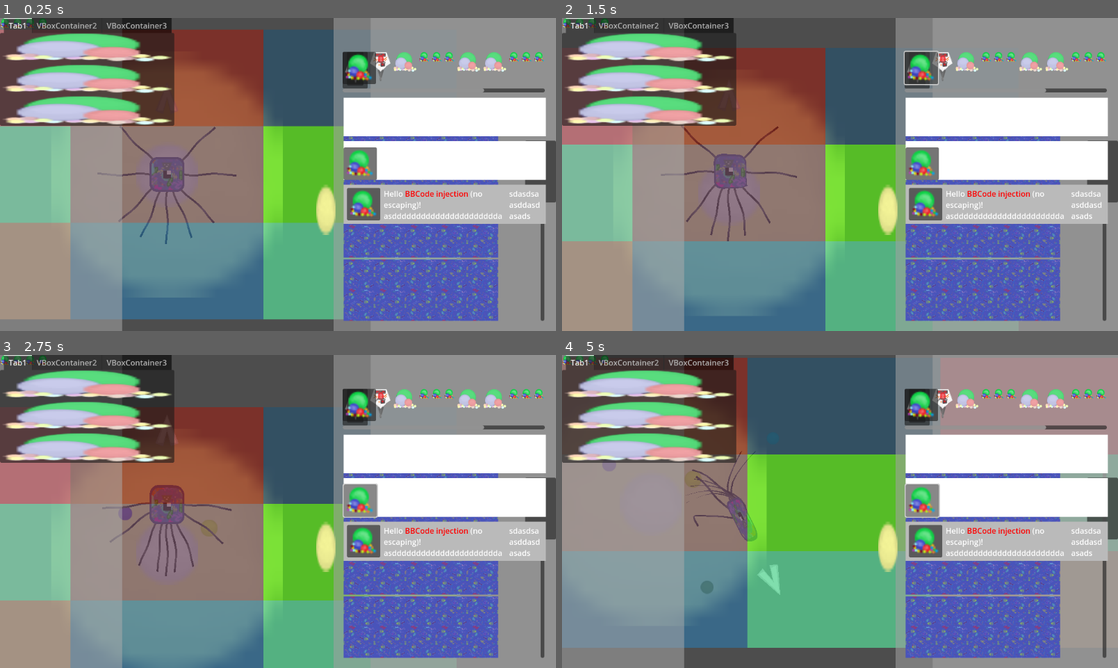
Above: before the commit, frames 1-4 (two rows, left to right).
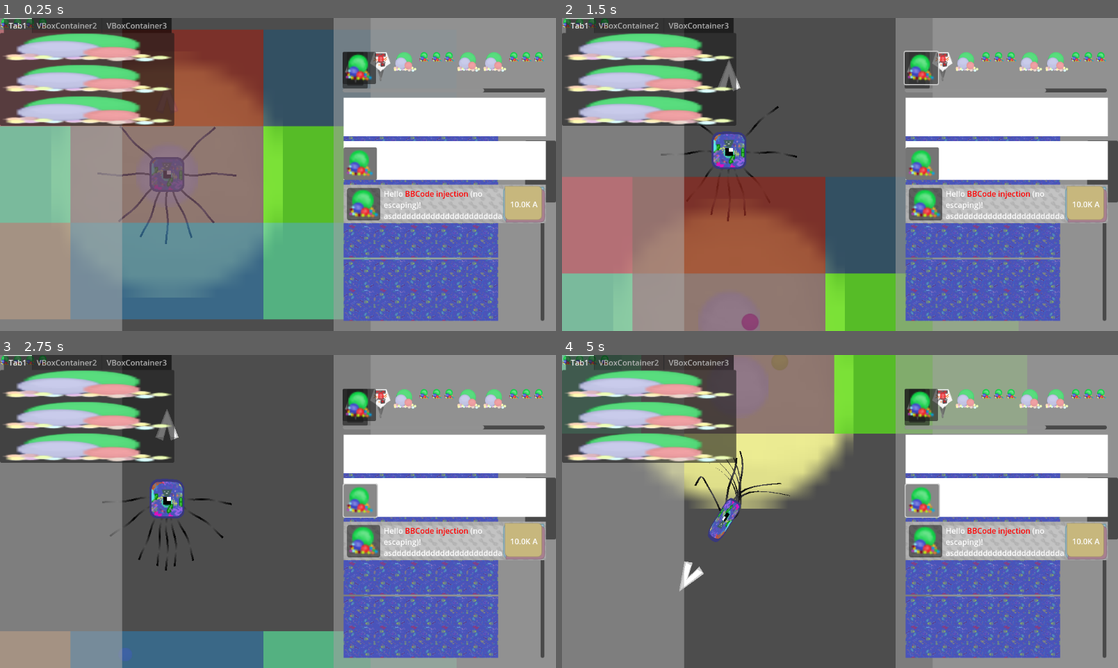
Above: after the commit, the same moments.

Repository: LiamFricker/blob-project
Game: Godot game, scene res://Stages/cell.tscn
Same seed, same stepped clock (60 frames per second), same inputs: the game is played once before the commit and once after it.
Inputs (mouse positions are in pixels of both pictures, inside the frame that each line leads up to):
- Up to frame 1 (0.25 s): no input
- Up to frame 2 (1.5 s): click (567, 24) at 0.52 s; click (917, 71) at 1.27 s
- Up to frame 3 (2.75 s): click (361, 502) at 2 s
- Up to frame 4 (5 s): tap Enter (ui_accept) at 2.75, 3.02, 3.77 s; hold D (Right) 2.78-3.53 s; hold Z (Charge) 2.78-3.53 s; hold Down (Down) 3.53-4.28 s; tap Z (Charge) at 3.6, 4.55 s; hold D (Right) from 4.28 s (still down); hold C (Special) from 4.28 s (still down)

The runs differ from the first frame. In frame 1, 1.6% of the frame differs, in the area x 56-99%, y 53-70%; in frame 2, 49%; in frame 3, 41%; in frame 4, 54%, in the area x 0-99%, y 0-94%.

Commit message:
Upgrades are mostly done ~~~

Diff:
--- a/Blob/blob_swim.gd
+++ b/Blob/blob_swim.gd
@@ -55,6 +55,10 @@
 
 var charge_angle: float = 0
 @export var charge_angle_speed: float = 1
+
+@export var charge_swim: bool = true
+#var chargeVelocity: Vector2 = Vector2.ZERO
+var chargeStrength: float = 0
 
 #A couple things here:
 #The OrbTimer in cell needs to be changed based on how fast we can travel
@@ -180,11 +184,14 @@
 				#print("Pulse Amp 3: ", pulseAmp3)
 				$Sprite/Node2D/Inside.material.set_shader_parameter("pulseAmp3", pulseAmp3)
 
-	velocity += tempVelocity
-	move_and_slide()
-	velocity -= tempVelocity
-
-	velocity *= pow(friction, delta)
+	if charge_swim and chargeStrength > 2:
+		_chargeSwim(delta)
+	else:
+		velocity += tempVelocity
+		move_and_slide()
+		velocity -= tempVelocity
+
+		velocity *= pow(friction, delta)
 
 	if charge_cool > 0 and abs(chargeTentacleSpin + reverseTentacleSpin) > 0:
 		chargeTentacleSpin *= pow(0.1, delta)
@@ -210,7 +217,21 @@
 	else:
 		velocity.y += y_dir * accel * delta * waddle_speed * waddle_modfier
 
-
+func _chargeSwim(delta: float)-> void:
+	var temp = (int(Input.is_action_pressed("Right")) - int(Input.is_action_pressed("Left")))
+	charge_angle += charge_angle_speed * temp * delta * chargeStrength * 0.005
+	$Pivot.rotation = charge_angle
+	$Sprite.rotation = charge_angle
+
+	var chargeVelocity = Vector2(chargeStrength * cos(charge_angle - PI/2), chargeStrength * sin(charge_angle - PI/2))
+
+	velocity += tempVelocity + chargeVelocity
+	move_and_slide()
+	velocity -= tempVelocity + chargeVelocity
+
+	var tempPow = pow(friction, delta)
+	velocity *= tempPow
+	chargeStrength *= tempPow
 
 func _chargeLogic(delta: float) -> void:
 	if Input.is_action_pressed("Charge"):
@@ -297,16 +318,23 @@
 		#tween.parallel().tween_property($Pivot/Node2D, "position", Vector2(0, 0), 0.001)
 
 		#tween.parallel().tween_property($Sprite, "position", Vector2(9, 9), 0.4 * charge_cooldown)
-
-		if charge_time <= charge_max * charge_floor:
-
-			velocity.x += cos(charge_angle - PI/2) * charge_floor_speed * 100 * charge_speed
-			velocity.y += sin(charge_angle - PI/2) * charge_floor_speed * 100 * charge_speed
+		if charge_swim:
+			if charge_time <= charge_max * charge_floor:
+				chargeStrength += charge_floor_speed * 100 * charge_speed
+			else:
+				chargeStrength += charge_time * 50 * charge_speed
 		else:
-			velocity.x += cos(charge_angle - PI/2) * charge_time * 50 * charge_speed
-			velocity.y += sin(charge_angle - PI/2) * charge_time * 50 * charge_speed
+			if charge_time <= charge_max * charge_floor:
+				velocity.x += cos(charge_angle - PI/2) * charge_floor_speed * 100 * charge_speed
+				velocity.y += sin(charge_angle - PI/2) * charge_floor_speed * 100 * charge_speed
+			else:
+				velocity.x += cos(charge_angle - PI/2) * charge_time * 50 * charge_speed
+				velocity.y += sin(charge_angle - PI/2) * charge_time * 50 * charge_speed
+
 		charge_time = 0
 
+#Just so idiot ol' me doesn't forget what this does again:
+#It's meant to align the animation dumbass.
 func setTempVelocity(temp:float) -> void:
 	tempVelocity = temp * 4.8 * Vector2(cos(charge_angle - PI/2), sin(charge_angle - PI/2)) * size# * (0.3 * charge_cooldown /charge_pull_speed)
 
--- a/Blob/blob_swim.tscn
+++ b/Blob/blob_swim.tscn
@@ -35,7 +35,7 @@
 collision_mask = 0
 script = ExtResource("1_560oe")
 camReference = NodePath("Camera2D")
-waddle_speed = 10
+charge_speed = 10.0
 
 [node name="Pivot" type="Node2D" parent="."]
 scale = Vector2(1, 1.5)
--- a/Blob/orb_spawner.gd
+++ b/Blob/orb_spawner.gd
@@ -82,14 +82,17 @@
 	var med_orbs:int = 0
 	var big_orbs:int = 0
 	if amount > 31:
+		@warning_ignore("integer_division")
 		big_orbs = 3 + (amount - 32) / 4
 		med_orbs = 6 + int((amount % 4) > 1)
 		small_orbs = 8 + (amount % 2)
 	elif amount > 19:
+		@warning_ignore("integer_division")
 		big_orbs = (amount - 16) / 4
 		med_orbs = 4 + int((amount % 4) > 1)
 		small_orbs = 7 + (amount % 2)
 	elif amount > 9:
+		@warning_ignore("integer_division")
 		med_orbs = (amount - 8) / 2
 		small_orbs = 8 + (amount % 2)
 	else:
--- /dev/null
+++ b/HUD/upgrade.gd
@@ -0,0 +1,59 @@
+extends Control
+
+signal upgradeClick(eyeDee, upgradeCost)
+
+@export var ID : int = 0
+@export var upgradeMax : int = 0
+@export var upgrade : int = 0
+@export var upgradeBase : int = 0
+@export var upgradeCoefficient : float = 0
+#Upgrade RichText that displays the currency
+var upgradeCurrency : String
+@export var upgradeExponent : float = 0
+#REMEMBER TO CHANGE THIS BASED ON WHAT NODES ARE IN HERE
+#I mean you could just run a get_index function
+const PANEL_INDEX : int = 4
+
+#upgrade currency needs a space in front
+func _setParams(eyeDee : int, imagePath : String, upgradeText : String, upgMoney : String, RichUB = "1", uB = 1, uC = 1.0, uE = 1.0) -> void:
+	ID = eyeDee
+	$UpgradeDescription.text = upgradeText
+	upgradeBase = uB
+	upgradeCoefficient = uC
+	upgradeCurrency = upgMoney
+	$UpgradeCost.text = RichUB + upgradeCurrency
+	upgradeExponent = uE
+	if ID == 69:
+		$BiggerIcon.texture = Image.load_from_file(imagePath)
+		$BiggerIcon.visible = true
+		$Icon2.visible = false
+	else:
+		$Icon/TextureRect.texture = Image.load_from_file(imagePath)
+
+#Pass in the formatted cost. When you emit the signal, make sure to send up the expected cost.
+func onUpgrade(upgradeCost : String) -> bool:
+	if upgrade < upgradeMax:
+		#You could make this better if you saved the nodes in a ref but it'll increase the mem of a
+		#lot of upgrades
+		match (upgrade % 3):
+			0:
+				move_child($Panel3, PANEL_INDEX)
+				$UpgradeCost.position = Vector2(335,3)
+			1:
+				move_child($Panel2, PANEL_INDEX)
+				$UpgradeCost.position = Vector2(339,9)
+			2:
+				move_child($Panel, PANEL_INDEX)
+				$UpgradeCost.position = Vector2(336,6)
+		$UpgradeCost.text = upgradeCost + upgradeCurrency
+
+		upgrade+=1
+		return true
+	else:
+		$Background.modulate = Color8(60, 100, 68, 120)
+		modulate = Color8(255, 255, 218)
+		return false
+
+func _on_button_button_down() -> void:
+	#Above needs to check player money as well as currency based on ID.
+	upgradeClick.emit(ID, upgradeBase + upgradeCoefficient * upgrade + pow(upgradeExponent, upgrade))
--- a/HUD/upgrade.tscn
+++ b/HUD/upgrade.tscn
@@ -1,50 +1,83 @@
-[gd_scene load_steps=5 format=3 uid="uid://rxjijg5yfmbk"]
+[gd_scene load_steps=11 format=3 uid="uid://rxjijg5yfmbk"]
 
 [ext_resource type="Texture2D" uid="uid://djkdgfuieb2yn" path="res://Art/Cell/Orbs_Mini.png" id="1_f3re1"]
-[ext_resource type="Texture2D" uid="uid://b6w38vk3c7fqh" path="res://Art/Cell/Orb_Small.png" id="2_o1kr3"]
+[ext_resource type="Script" uid="uid://cy3pacpa6b7tk" path="res://HUD/upgrade.gd" id="1_rsijw"]
+[ext_resource type="Texture2D" uid="uid://dgs33ykb8uws6" path="res://Art/Cell/UpgradePaneling.png" id="1_sscwy"]
+[ext_resource type="Texture2D" uid="uid://cgpllftoh4rtn" path="res://Art/Cell/UpgradeBorder.png" id="2_sscwy"]
 
-[sub_resource type="CanvasTexture" id="CanvasTexture_sscwy"]
+[sub_resource type="StyleBoxFlat" id="StyleBoxFlat_rsijw"]
+bg_color = Color(0.5846, 0.69757, 0.79, 1)
+corner_radius_top_left = 8
+corner_radius_bottom_right = 8
+corner_radius_bottom_left = 8
+corner_detail = 4
+shadow_color = Color(0.3416, 0.587633, 0.61, 1)
+shadow_size = 2
+
+[sub_resource type="StyleBoxFlat" id="StyleBoxFlat_tabre"]
+bg_color = Color(0.66, 0.5016, 0.56496, 1)
+corner_radius_top_left = 8
+corner_radius_top_right = 8
+corner_radius_bottom_right = 8
+corner_detail = 4
+shadow_color = Color(0.51, 0.3876, 0.47124, 1)
+shadow_size = 2
+
+[sub_resource type="StyleBoxFlat" id="StyleBoxFlat_nonn6"]
+bg_color = Color(0.78, 0.71747, 0.4914, 1)
+corner_radius_top_right = 8
+corner_radius_bottom_right = 8
+corner_radius_bottom_left = 8
+corner_detail = 4
+shadow_color = Color(0.63, 0.579495, 0.3969, 1)
+shadow_size = 2
+
+[sub_resource type="StyleBoxFlat" id="StyleBoxFlat_o1kr3"]
+content_margin_left = 2.0
+content_margin_top = 2.0
+content_margin_right = 2.0
+content_margin_bottom = 2.0
+bg_color = Color(0, 0, 0, 0.513726)
+corner_radius_top_left = 5
+corner_radius_top_right = 5
+corner_radius_bottom_right = 5
+corner_radius_bottom_left = 5
+corner_detail = 4
 
 [sub_resource type="Theme" id="Theme_o1kr3"]
 
+[sub_resource type="StyleBoxEmpty" id="StyleBoxEmpty_sscwy"]
+
 [node name="Upgrade" type="Control"]
 layout_mode = 3
-anchors_preset = 15
-anchor_right = 1.0
-anchor_bottom = 1.0
+anchor_right = 0.364
+anchor_bottom = 0.123
+offset_right = -0.328033
+offset_bottom = 0.295998
 grow_horizontal = 2
 grow_vertical = 2
+script = ExtResource("1_rsijw")
 
-[node name="ColorRect" type="ColorRect" parent="."]
-offset_right = 419.0
-offset_bottom = 81.0
-color = Color(0.73, 0.73, 0.73, 1)
-
-[node name="Background" type="TextureRect" parent="."]
-visible = false
+[node name="Background2" type="TextureRect" parent="."]
 layout_mode = 0
 offset_right = 419.0
 offset_bottom = 80.0
-texture = SubResource("CanvasTexture_sscwy")
+texture = ExtResource("1_sscwy")
+stretch_mode = 1
 
-[node name="UpgradePic" type="TextureRect" parent="."]
+[node name="Background" type="TextureRect" parent="."]
+modulate = Color(0.678431, 0.678431, 0.678431, 0.278431)
 layout_mode = 0
-offset_right = 40.0
-offset_bottom = 40.0
+offset_right = 419.0
+offset_bottom = 80.0
+texture = ExtResource("2_sscwy")
 
-[node name="TextureButton" type="TextureButton" parent="."]
-layout_mode = 0
-offset_right = 40.0
-offset_bottom = 40.0
-
-[node name="Button" type="Button" parent="."]
-layout_mode = 0
-offset_left = 7.0
-offset_top = 7.0
-offset_right = 76.0
-offset_bottom = 74.0
-icon = ExtResource("1_f3re1")
-expand_icon = true
+[node name="Sprite2D" type="Sprite2D" parent="."]
+visible = false
+modulate = Color(0.68, 0.68, 0.68, 0.278431)
+position = Vector2(209.5, 40)
+scale = Vector2(1.99524, 2)
+texture = ExtResource("2_sscwy")
 
 [node name="UpgradeDescription" type="RichTextLabel" parent="."]
 layout_mode = 0
@@ -56,22 +89,55 @@
 text = "Hello [color=red]BBCode injection[/color] (no escaping)! asddddddddddddddddddddddaddsaa"
 scroll_active = false
 
-[node name="UpgradeDescription2" type="RichTextLabel" parent="."]
-offset_left = 343.0
+[node name="Panel" type="Panel" parent="."]
+layout_mode = 0
+offset_left = 332.0
+offset_top = 6.0
+offset_right = 414.0
+offset_bottom = 75.0
+theme_override_styles/panel = SubResource("StyleBoxFlat_rsijw")
+
+[node name="Panel2" type="Panel" parent="."]
+layout_mode = 0
+offset_left = 337.0
+offset_top = 10.0
+offset_right = 416.0
+offset_bottom = 77.0
+theme_override_styles/panel = SubResource("StyleBoxFlat_tabre")
+
+[node name="Panel3" type="Panel" parent="."]
+layout_mode = 0
+offset_left = 335.0
+offset_top = 4.0
+offset_right = 410.0
+offset_bottom = 72.0
+theme_override_styles/panel = SubResource("StyleBoxFlat_nonn6")
+
+[node name="UpgradeCost" type="RichTextLabel" parent="."]
+layout_mode = 0
+offset_left = 336.0
+offset_top = 6.0
+offset_right = 411.0
+offset_bottom = 75.0
+bbcode_enabled = true
+text = "10.0K A"
+scroll_active = false
+horizontal_alignment = 1
+vertical_alignment = 1
+
+[node name="Icon2" type="PanelContainer" parent="."]
+layout_mode = 0
+offset_left = 7.0
 offset_top = 7.0
-offset_right = 412.0
+offset_right = 76.0
 offset_bottom = 74.0
-bbcode_enabled = true
-text = "sdasdsaasddasdasads"
-scroll_active = false
+theme_override_styles/panel = SubResource("StyleBoxFlat_o1kr3")
 
-[node name="Sprite2D3" type="Sprite2D" parent="."]
-modulate = Color(1, 1, 0.619608, 1)
-position = Vector2(-37, 52)
-scale = Vector2(2.4598, 6.0596)
-texture = ExtResource("2_o1kr3")
+[node name="TextureRect" type="TextureRect" parent="Icon2"]
+layout_mode = 2
+texture = ExtResource("1_f3re1")
 
-[node name="TextureRect" type="TextureRect" parent="."]
+[node name="BiggerIcon" type="TextureRect" parent="."]
 visible = false
 layout_mode = 0
 offset_right = 81.0
@@ -79,11 +145,10 @@
 theme = SubResource("Theme_o1kr3")
 texture = ExtResource("1_f3re1")
 
-[node name="Button2" type="Button" parent="."]
-visible = false
-offset_left = 343.0
-offset_top = 7.0
-offset_right = 412.0
-offset_bottom = 74.0
-icon = ExtResource("1_f3re1")
-expand_icon = true
+[node name="Button" type="Button" parent="."]
+layout_mode = 0
+offset_right = 419.0
+offset_bottom = 80.0
+theme_override_styles/normal = SubResource("StyleBoxEmpty_sscwy")
+
+[connection signal="button_down" from="Button" to="." method="_on_button_button_down"]
Binary file added: Art/Cell/UpgradeBorder.png
Not shown, added: Art/Cell/UpgradeBorder.png.import
Binary file added: Art/Cell/UpgradePaneling.png
Not shown, added: Art/Cell/UpgradePaneling.png.import
Binary file changed: Art/Cell/VirusRare.png
Binary file added: Art/glider.png
Binary file added: Art/gun.png
Binary file added: Art/spaceship.png
Not shown, added: HUD/upgrade.gd.uid
